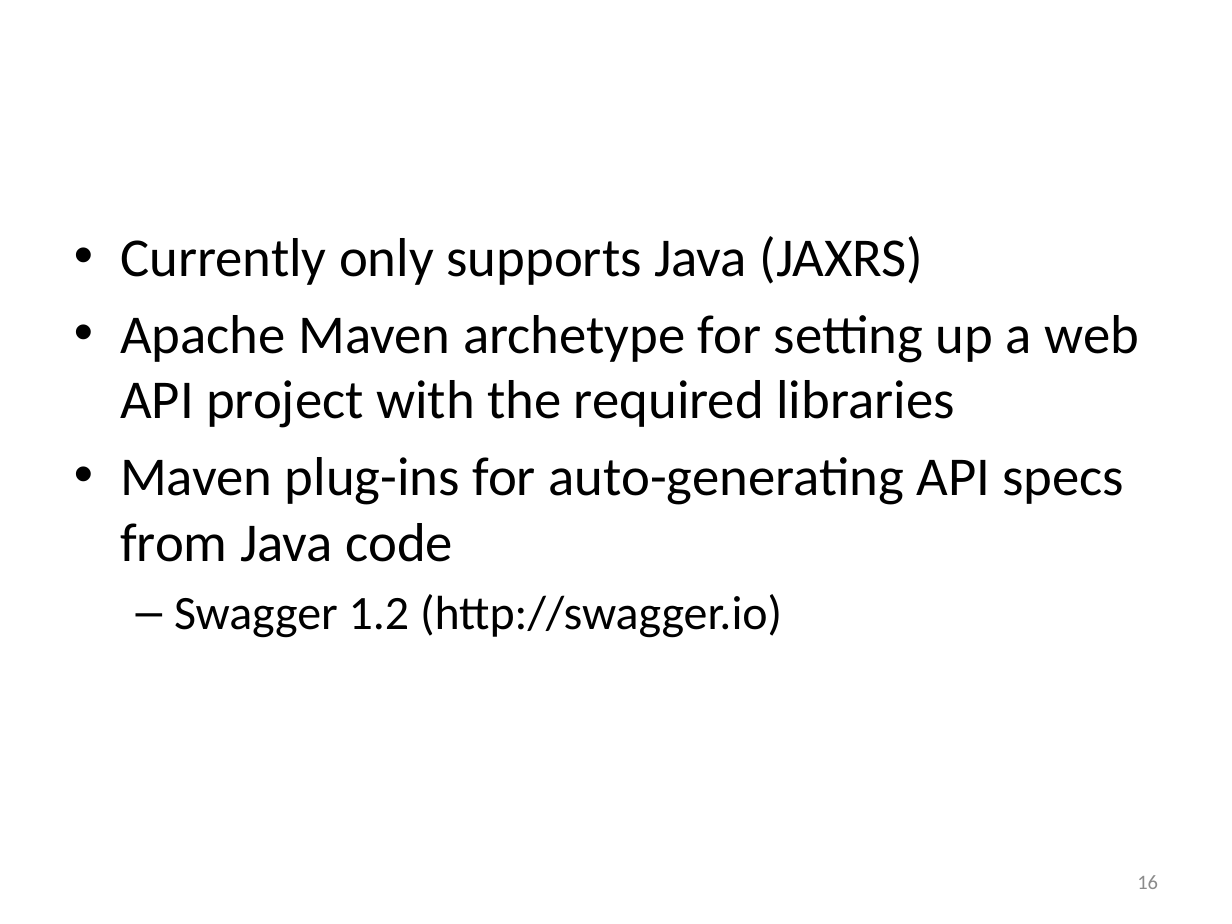
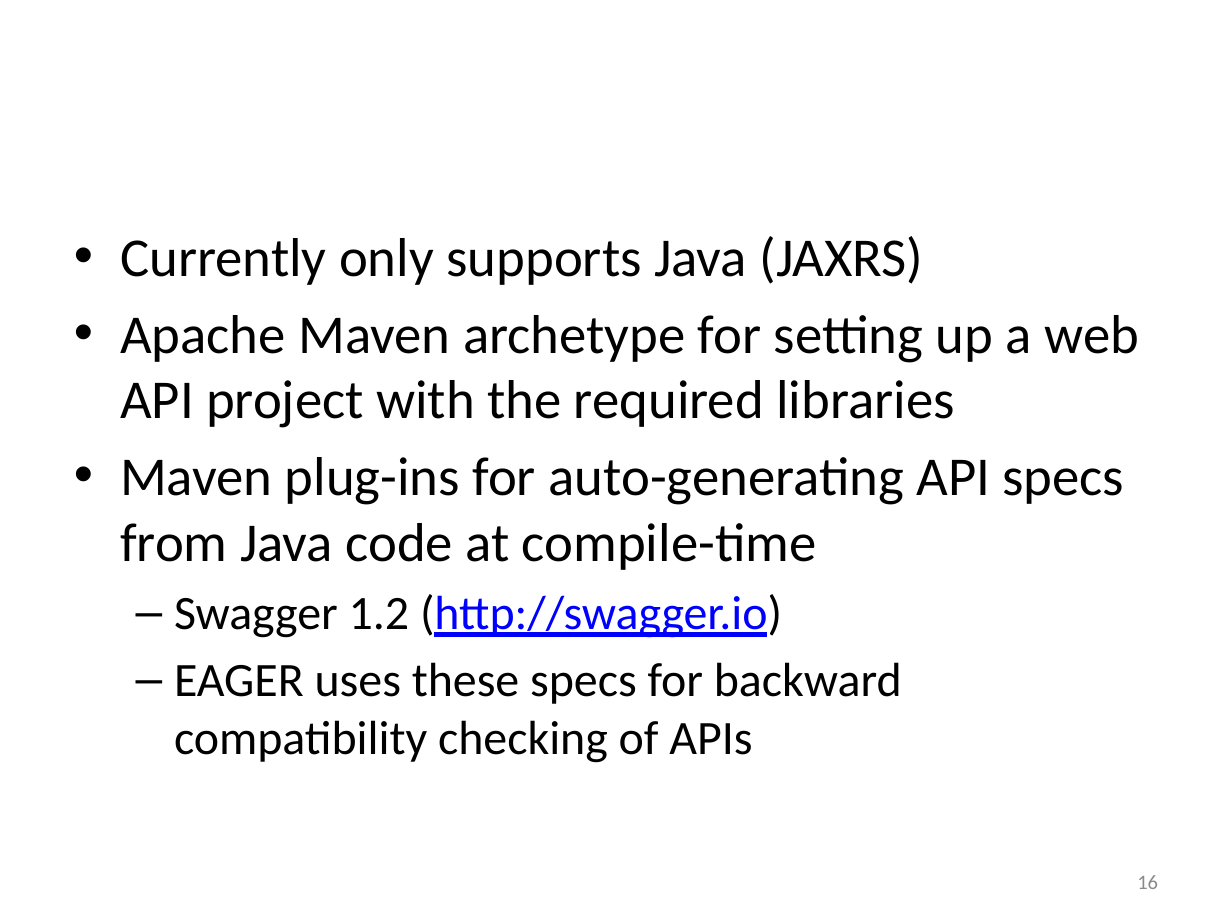
Before and after one commit to Dithn/eager-appscale, a slide deck: slide 16 of Eager/paper/fop/EAGER.pptx. Drawn at 1232x924 pixels with LibreOffice and Linux fonts; fonts in the diff are those of the drawing; background and template pictures are left out. Boxes give left, top, right and bottom in pixels: in the first picture for what was removed or moved away, otherwise in the second. Text is boxed around its words. In the diff, an @@ line names an element or a change of style, - is before the commit and + after.

```diff
--- a/Eager/paper/fop/EAGER.pptx
+++ b/Eager/paper/fop/EAGER.pptx
@@ text at bbox=[120, 457, 1125, 570]: text changed @@
-• Maven plug-ins for auto-generating API specs from Java code
+• Maven plug-ins for auto-generating API specs from Java code at compile-time
@@ text at bbox=[174, 594, 782, 638]: text colour #000000 to #0000FF, underline on in "(http://swagger.io)" @@
@@ text at bbox=[174, 662, 902, 763]: paragraph added @@
+  – EAGER uses these specs for backward compatibility checking of APIs
```
Also in this commit, not shown: 4 other slides changed, 9 slides added, 8 other files.
